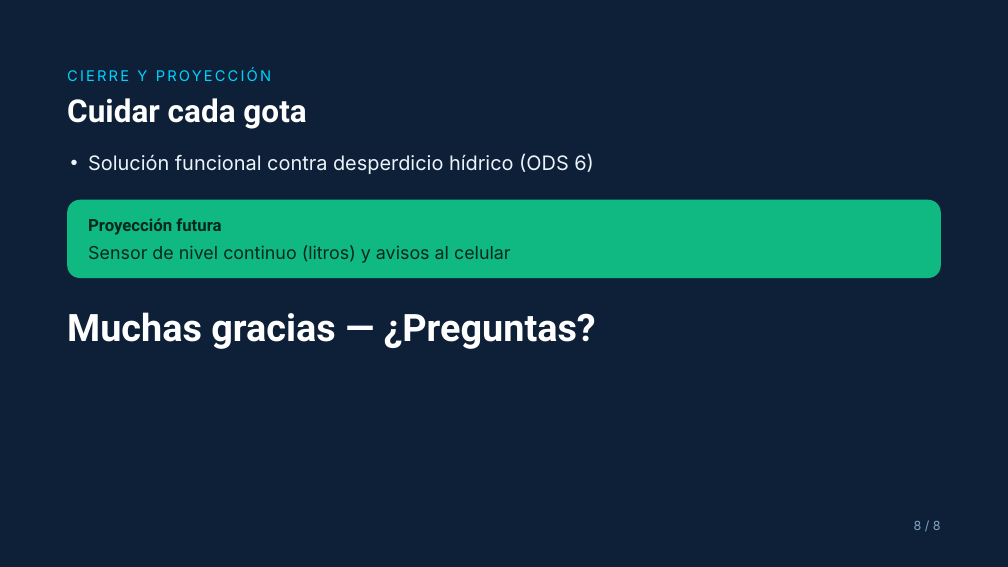
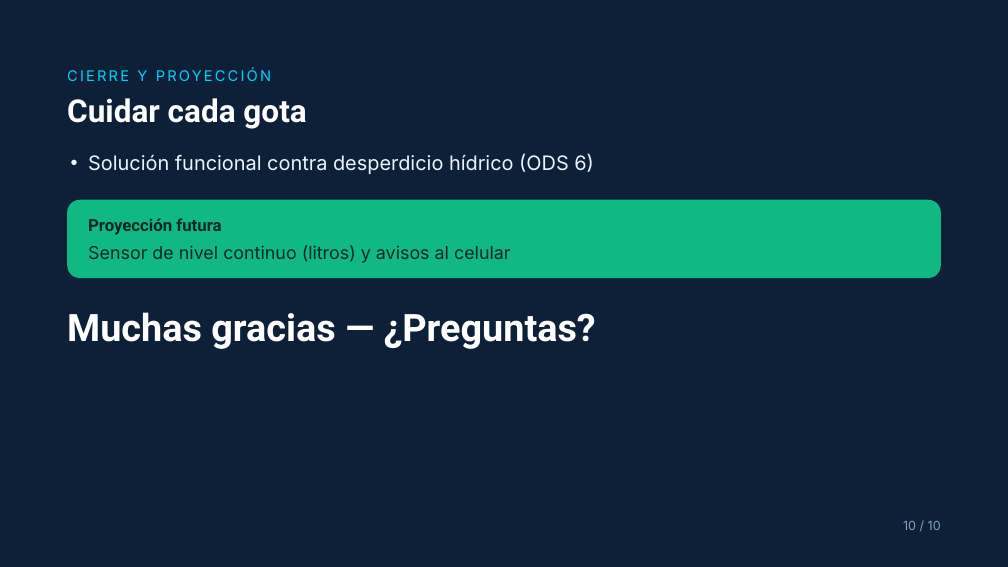
Before and after one commit to mcandela123/esp32-railway-estanque, a slide deck: slide 10 of documentacion/presentacion/presentacion_estanque.pptx (slide 8 before the commit). Drawn at 1008x567 pixels with LibreOffice and Linux fonts; fonts in the diff are those of the drawing. Boxes give left, top, right and bottom in pixels: in the first picture for what was removed or moved away, otherwise in the second. Text is boxed around its words. In the diff, an @@ line names an element or a change of style, - is before the commit and + after.

```diff
--- a/documentacion/presentacion/presentacion_estanque.pptx
+++ b/documentacion/presentacion/presentacion_estanque.pptx
@@ text at (903,521,941,530): text changed @@
-8 / 8
+10 / 10
```
Also in this commit, not shown: 5 other slides changed, 3 slides added, 1 slide removed, 4 other files.
